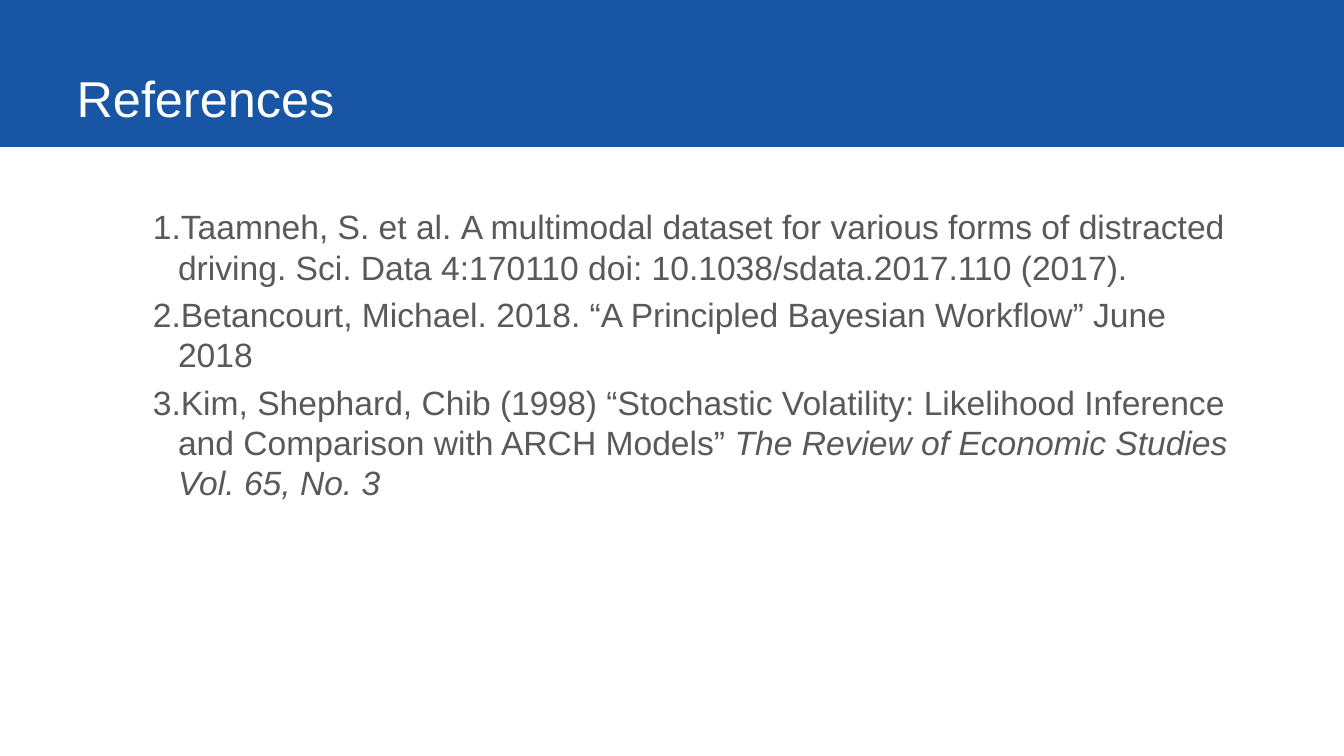
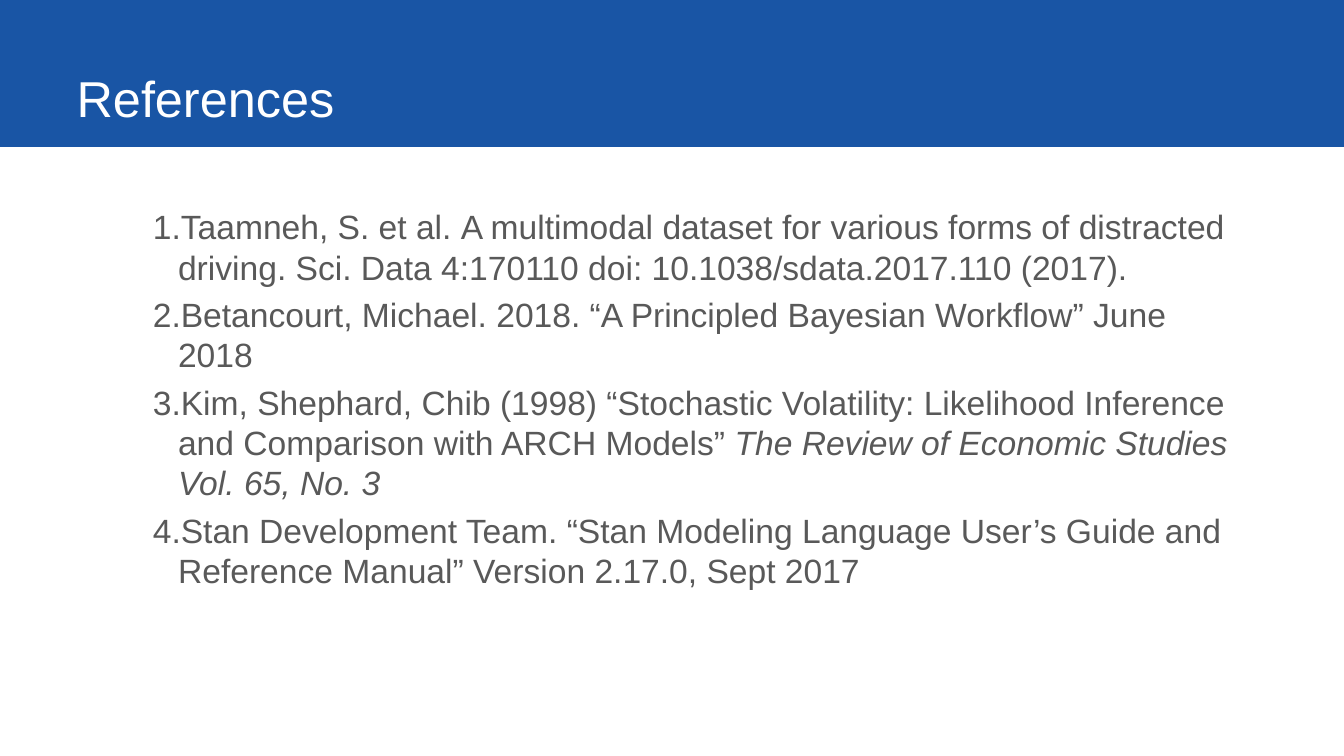
Before and after one commit to ybryan/stat685_distracted_driving, a slide deck: slide 11 of src/presentation/final_presentation.pptx (slide 9 before the commit). Drawn at 1344x756 pixels with LibreOffice and Linux fonts; fonts in the diff are those of the drawing. Boxes give left, top, right and bottom in pixels: in the first picture for what was removed or moved away, otherwise in the second. Text is boxed around its words. In the diff, an @@ line names an element or a change of style, - is before the commit and + after.

Commit message:
Presentation Update

```diff
--- a/src/presentation/final_presentation.pptx
+++ b/src/presentation/final_presentation.pptx
@@ text at box(153, 518, 1221, 590): paragraph added @@
+  4. Stan Development Team. “Stan Modeling Language User’s Guide and Reference Manual” Version 2.17.0, Sept 2017
```
Also in this commit, not shown: 2 other slides changed, 3 slides added, 1 other file.
